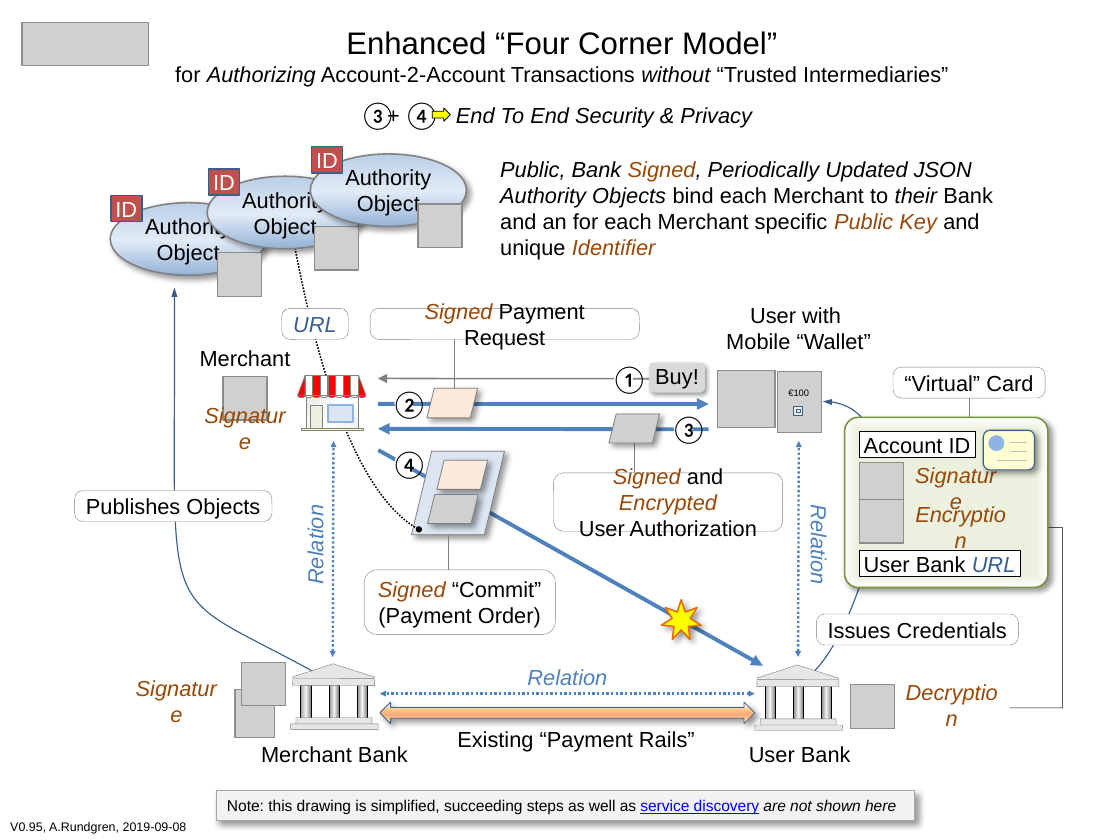
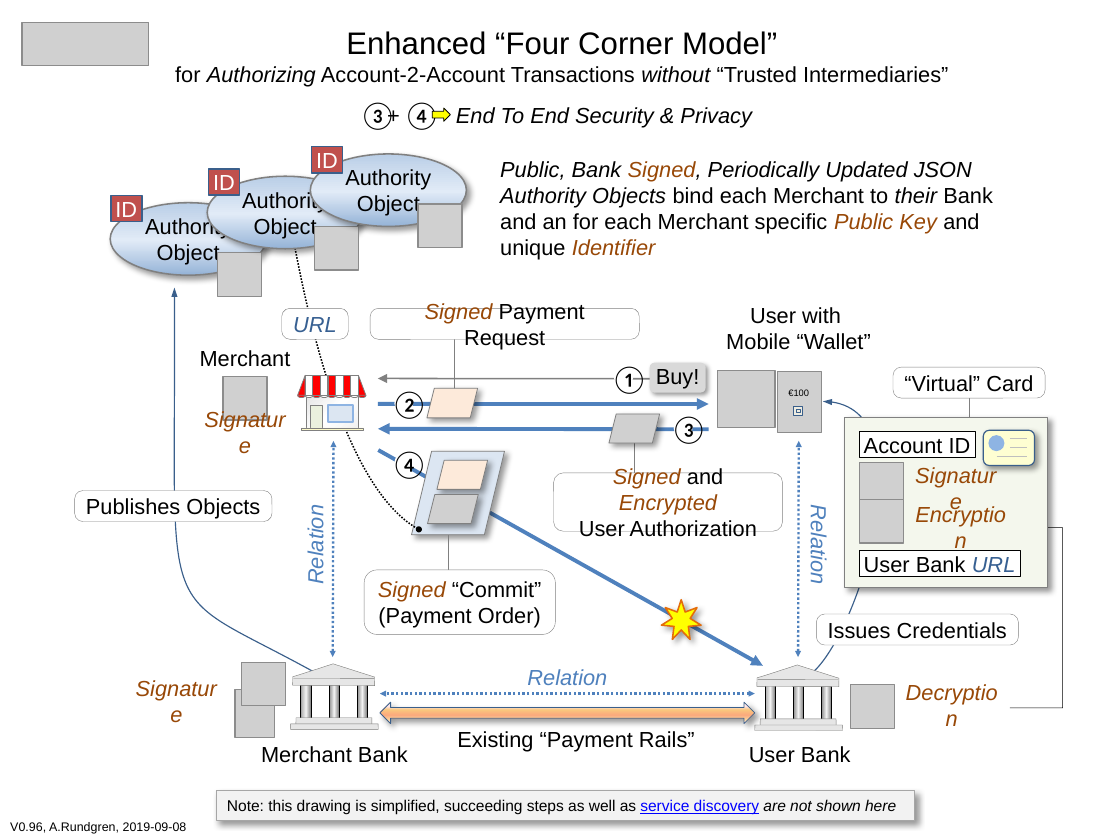
Before and after one commit to cyberphone/doc, a slide deck: slide 1 of saturn/enhanced-four-corner-model.pptx. Drawn at 1120x840 pixels with LibreOffice and Linux fonts; fonts in the diff are those of the drawing; grey boxes stand for pictures. Boxes give left, top, right and bottom in pixels: in the first picture for what was removed or moved away, otherwise in the second. Text is boxed around its words. In the diff, an @@ line names an element or a change of style, - is before the commit and + after.

```diff
--- a/saturn/enhanced-four-corner-model.pptx
+++ b/saturn/enhanced-four-corner-model.pptx
@@ text "Signature": place and size @@
-text "Signature" at <box>193,413,298,442</box>
+text "Signature" at <box>193,418,298,447</box>
@@ rectangle at <box>844,418,1047,588</box>: rounded rectangle to rectangle; fill gradient #EBF1DE to #FFFFFF to #F4F7ED; outline #77933C 1 pt to #808080 0.5 pt @@
@@ rounded rectangle: place and size @@
-rounded rectangle at <box>983,430,1035,469</box>
+rounded rectangle at <box>983,430,1035,465</box>
@@ 3 lines: place and size @@
-3 lines at <box>997,442,1027,460</box>
+3 lines at <box>997,439,1027,457</box>
@@ text at <box>10,822,187,834</box>: text changed @@
-V0.95, A.Rundgren, 2019-09-08
+V0.96, A.Rundgren, 2019-09-08
```
Also in this commit, not shown: 1 other file.
